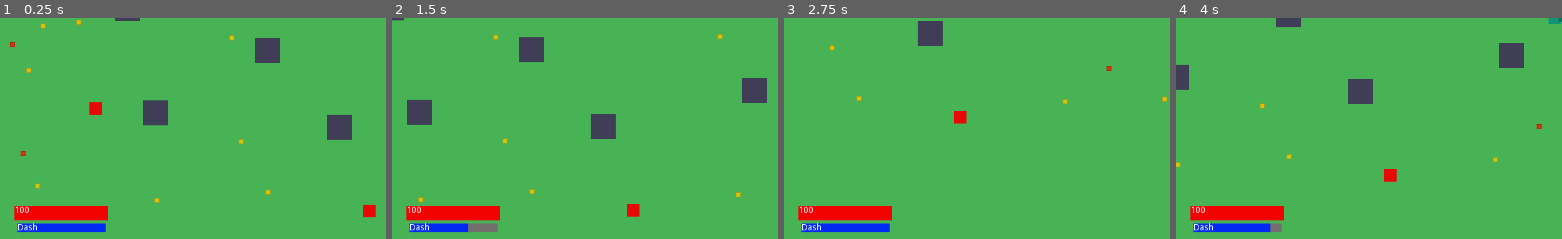
Above: before the commit, frames 1-4 (left to right).
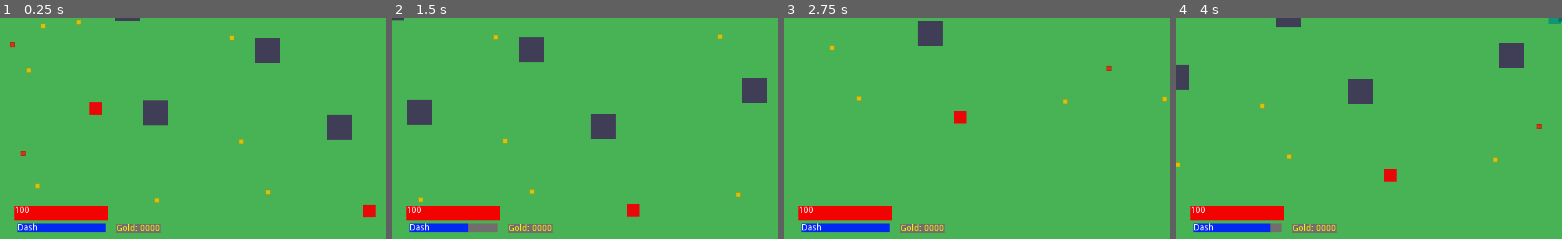
Above: after the commit, the same moments.

Repository: arget4me/TryingToStop
Game: Godot game, scene res://Scenes/SampleScene.tscn
Two runs of this game, one before a commit and one after it. Both use one fixed random seed, a clock stepped at 60 frames per second and the inputs below.
Inputs (mouse positions are % of the whole screen's width and height, from its top left):
- Up to frame 1 (0.25 s): no input
- Up to frame 2 (1.5 s): tap Enter at 0.5 s; move the mouse to (75, 46) at 0.52 s; hold Right (ui_right) 0.53-1.28 s; click (75, 46) at 0.67 s; move the mouse to (31, 56) at 1.27 s; hold Down (ui_down) from 1.28 s (still down)
- Up to frame 3 (2.75 s): move the mouse to (62, 28) at 2.02 s; release Down (ui_down) at 2.03 s; hold Right (ui_right) from 2.03 s (still down)
- Up to frame 4 (4 s): move the mouse to (47, 71) at 2.77 s; release Right (ui_right) at 2.78 s; hold Up (ui_up) 2.78-3.53 s; click (47, 71) at 2.92 s; move the mouse to (83, 66) at 3.52 s; hold Left (ui_left) from 3.53 s (still down)
The pictures show only the part of the screen within x 0-50%, y 50-100%; the shares and areas given below are measured in that part.

The runs differ from the first frame. In frame 1, 0.5% of the frame differs, in the area x 30-42%, y 93-98%; in frame 2, 0.5%; in frame 3, 0.5%; in frame 4, 0.5%.

Commit message:
Add LabelParticles and gold

Diff:
--- a/GrandTale/Scenes/HUD.gd
+++ b/GrandTale/Scenes/HUD.gd
@@ -7,6 +7,7 @@
 onready var cooldown_bar = $Cooldown/CurrentCooldown
 onready var cooldown_container = $Cooldown
 
+onready var gold_label = $Gold/Label
 
 var health_bar_width : int
 var cooldown_bar_width : int
@@ -26,3 +27,7 @@
 func _on_Player_cooldown_changed(cooldown_percent):
 	cooldown_bar.rect_size.x = cooldown_bar_width * cooldown_percent
 	cooldown_bar.rect_size.x = cooldown_bar_width * cooldown_percent
+
+
+func _on_Player_gold_changed(gold):
+	gold_label.text = "Gold: %7d" % gold
--- /dev/null
+++ b/GrandTale/Scenes/LabelParticle.gd
@@ -0,0 +1,48 @@
+extends Node2D
+
+var GrowToScale : float
+var StartingPosition : Vector2
+var RaiseToPosition : Vector2
+var FallToPosition : Vector2
+var MaxLifetimeSec : float
+var ElapsedTime = 0.0
+var Started = false
+
+onready var Text = $Label
+
+func StartSimulation(var SpawnPos : Vector2, var MaxScale : float, var UpAmount : float, var FallAmount : float, var LifetimeSec : float, var LabelColor : Color, var ParticleText : String	):
+	global_position = SpawnPos
+	StartingPosition = SpawnPos
+	RaiseToPosition = SpawnPos + Vector2.UP * UpAmount
+	FallToPosition = RaiseToPosition + Vector2.DOWN * FallAmount
+	GrowToScale = MaxScale
+	scale = Vector2.ZERO
+	ElapsedTime = 0.0
+	MaxLifetimeSec = LifetimeSec
+	Started = true
+	Text.set("custom_colors/font_color", LabelColor)
+	Text.text = ParticleText
+
+func _process(delta):
+	if not Started:
+		return
+
+	ElapsedTime += delta
+
+	var TimeRatio = clamp(ElapsedTime / MaxLifetimeSec, 0.0, 1.0)
+	var RaiseFraction = 0.1
+	var RaiseTimeRatio = TimeRatio / RaiseFraction
+
+	var FallFraction = 1.0 - RaiseFraction
+	var FallTimeRatio = clamp((TimeRatio - RaiseFraction) / FallFraction, 0.0, 1.0)
+
+	if RaiseTimeRatio <= 1.0:
+		global_position = lerp(StartingPosition, RaiseToPosition, RaiseTimeRatio)
+		scale = lerp(Vector2.ZERO, Vector2.ONE * GrowToScale, RaiseTimeRatio)
+	else:
+		global_position = lerp(RaiseToPosition, FallToPosition, FallTimeRatio)
+		scale = lerp(Vector2.ONE * GrowToScale, Vector2.ONE * GrowToScale * 2 / 3, FallTimeRatio)
+		modulate = lerp(Color.white, Color(1, 1, 1, 0), FallTimeRatio)
+
+	if ElapsedTime > MaxLifetimeSec:
+		queue_free()
--- /dev/null
+++ b/GrandTale/Scenes/LabelParticle.tscn
@@ -0,0 +1,20 @@
+[gd_scene load_steps=2 format=2]
+
+[ext_resource path="res://Scenes/LabelParticle.gd" type="Script" id=1]
+
+[node name="LabelParticle" type="Node2D"]
+script = ExtResource( 1 )
+
+[node name="Label" type="Label" parent="."]
+anchor_left = 0.5
+anchor_top = 0.5
+anchor_right = 0.5
+anchor_bottom = 0.5
+margin_left = -14.0
+margin_top = -7.0
+margin_right = 14.0
+margin_bottom = 7.0
+grow_horizontal = 2
+custom_colors/font_color = Color( 0, 0, 0, 1 )
+text = "+ 15"
+align = 1
--- a/GrandTale/Scenes/SampleScene.tscn
+++ b/GrandTale/Scenes/SampleScene.tscn
@@ -214,5 +214,19 @@
 margin_bottom = 14.0
 text = "Dash"
 
+[node name="Gold" type="ColorRect" parent="HUD"]
+margin_left = 186.0
+margin_top = 685.0
+margin_right = 257.0
+margin_bottom = 699.0
+color = Color( 0.454902, 0.435294, 0.435294, 1 )
+
+[node name="Label" type="Label" parent="HUD/Gold"]
+margin_right = 40.0
+margin_bottom = 14.0
+custom_colors/font_color = Color( 1, 0.984314, 0, 1 )
+text = "Gold: 0000"
+
 [connection signal="cooldown_changed" from="Player" to="HUD" method="_on_Player_cooldown_changed"]
+[connection signal="gold_changed" from="Player" to="HUD" method="_on_Player_gold_changed"]
 [connection signal="health_changed" from="Player" to="HUD" method="_on_Player_health_changed"]
--- a/GrandTale/Scripts/Item.gd
+++ b/GrandTale/Scripts/Item.gd
@@ -2,4 +2,7 @@
 
 func _on_Item_body_entered(body):
 	if body is Player:
+		var player = body as Player
+		seed(body.global_position.x - body.global_position.y)
+		player.GainGold(5 * (randi() % 3 + 1))
 		queue_free()
--- a/GrandTale/Scripts/Player.gd
+++ b/GrandTale/Scripts/Player.gd
@@ -1,11 +1,16 @@
 extends KinematicBody2D
 class_name Player
 
+onready var LabelParticle =  preload("res://Scenes/LabelParticle.tscn")
+
 signal health_changed(health)
+signal gold_changed(gold)
 signal cooldown_changed(cooldown_percent)
 
 export(int) var Health = 100
 var MaxHealth = Health
+
+var Gold = 0
 
 export(float) var WalkSpeed = 320.0
 export(float) var WalkAcc = 10.0
@@ -53,9 +58,21 @@
 	Velocity = lerp(Velocity, WantedVelocity, WalkAcc * delta)
 
 
+func GainGold(var Amount : int):
+	Gold += Amount
+	emit_signal("gold_changed", Gold)
+	var particle = LabelParticle.instance()
+	get_tree().get_root().add_child(particle)
+	particle.StartSimulation(global_position + 20 * Vector2.UP, 2.0, 20, 30, 3.0, Color.yellow, "+" + str(Amount) + " Gold")
+
+
 func RecoverHealth(var Amount : int):
 	Health = clamp(Health + Amount, 0, MaxHealth)
 	emit_signal("health_changed", Health)
+	var particle = LabelParticle.instance()
+	get_tree().get_root().add_child(particle)
+	particle.StartSimulation(global_position + 20 * Vector2.UP, 2.0, 20, 30, 3.0, Color.red, "+" + str(Amount))
+
 
 func _physics_process(_delta):
 	Velocity = move_and_slide(Velocity)
@@ -66,3 +83,6 @@
 	if body is EnemyBase:
 		Health -= body.DamagePerHit
 		emit_signal("health_changed", Health)
+		var particle = LabelParticle.instance()
+		get_tree().get_root().add_child(particle)
+		particle.StartSimulation(global_position + 20 * Vector2.UP, 2.0, 20, 30, 3.0, Color.red, "-" + str(body.DamagePerHit))
